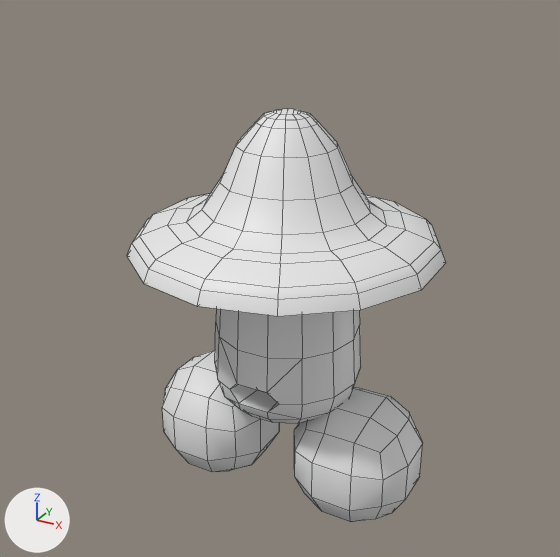
One commit to the COLLADA model Objects3d/MushroomCluster.dae: the scene before it, then after it.
Before and after are seen from a 50 mm lens placed at (1.18, -2.205, 1.949), pointed at (-0.021, -0.02, 0.857). The axes (+X, +Y, +Z) are drawn at lower left. The lights are the same throughout. Mesh edges are drawn as thin lines. Materials are left out; every surface is plain grey. Where no turn or scale is listed for an object, it has been applied to the vertices. Vertices at the same position are counted once.

Objects in the first picture: 'Body', 'head', 'leftFoot', 'rightFoot'.
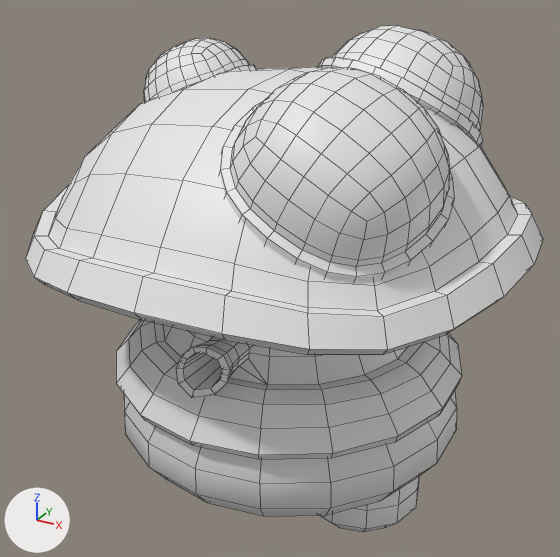
Where the change shows, as pixel boxes (x1, y1, x2, y2) in the pictures (560 x 557 px):
'Cap', added: after (26, 25, 543, 355)
'Mesh', added: after (116, 320, 462, 516)
'head', deleted: before (127, 109, 446, 316)
'Body', deleted: before (215, 309, 361, 423)
'rightFoot', reshaped: before (294, 387, 423, 522); after (320, 476, 420, 532)
'leftFoot', reshaped, moved (not visible afterwards): before (162, 350, 279, 472)

What changed in the scene script:
```text
Change me_rightfoot:
    used by ob_rightfoot; location = (0.0, 0.0, 0.0)
    remove me_rightfoot.from_pydata(...)  # 56 vertices, 54 faces; spans x 0.072..0.513, y -0.226..0.215, z -0.001..0.44
    add me_rightfoot.from_pydata(...)  # 86 vertices, 96 faces; spans x 0.082..0.537, y -0.242..0.197, z -0.017..0.501
    me_rightfoot part 1: the whole mesh is rebuilt
Change me_leftfoot:
    used by ob_leftfoot; parent = ob_body; location = (0.0, 0.0, 0.0)
    remove me_leftfoot.from_pydata(...)  # 56 vertices, 54 faces; spans x -0.513..-0.072, y -0.226..0.215, z -0.001..0.44
    add me_leftfoot.from_pydata(...)  # 86 vertices, 96 faces; spans x -0.428..-0.065, y -0.193..0.157, z -0.013..0.399
    me_leftfoot part 2: the whole mesh is rebuilt
Add me_mesh:
    me_mesh.from_pydata(...)  # 454 vertices, 471 faces; spans x -0.493..0.493, y -0.498..0.51, z 0.119..0.97
Add me_cap:
    me_cap.from_pydata(...)  # 748 vertices, 708 faces; spans x -0.81..0.82, y -0.83..0.8, z 1.0..1.69
Remove ob_body:
    ob_body = bpy.data.objects.new('Body', me_body)
    ob_body.location = (0.0, 0.0, 0.0)
Remove ob_head:
    ob_head = bpy.data.objects.new('head', me_head)
    ob_head.location = (0.0, 0.0, 0.0)
Change ob_leftfoot:
    ob_leftfoot.parent: ob_body -> ob_mesh
Add ob_mesh:
    ob_mesh = bpy.data.objects.new('Mesh', me_mesh)
    ob_mesh.location = (0.0, 0.0, 0.0)
    ob_mesh.scale = (1.25, 1.25, 1.25)
Add ob_cap:
    ob_cap = bpy.data.objects.new('Cap', me_cap)
    ob_cap.location = (0.0, 0.0, 0.0)
```
